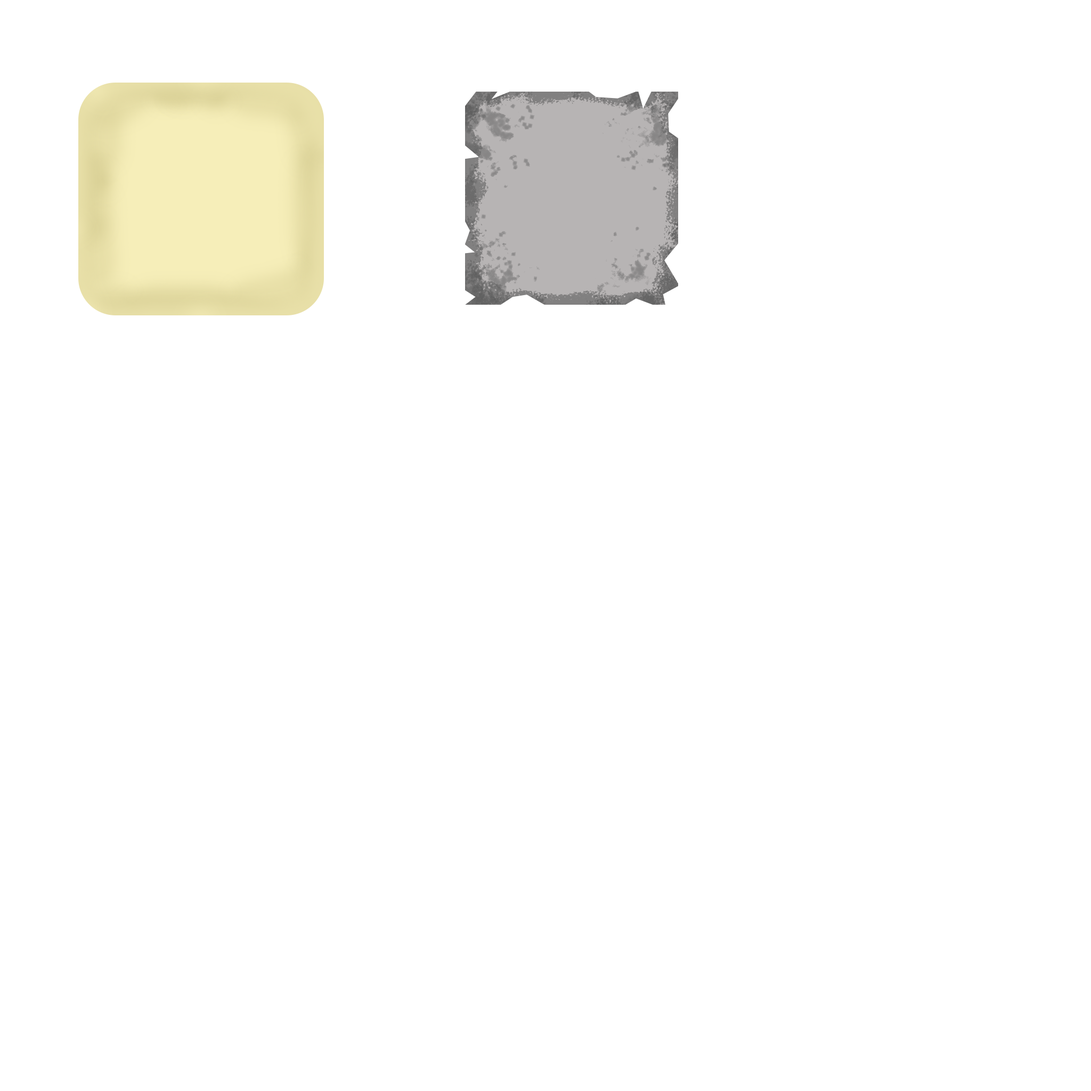
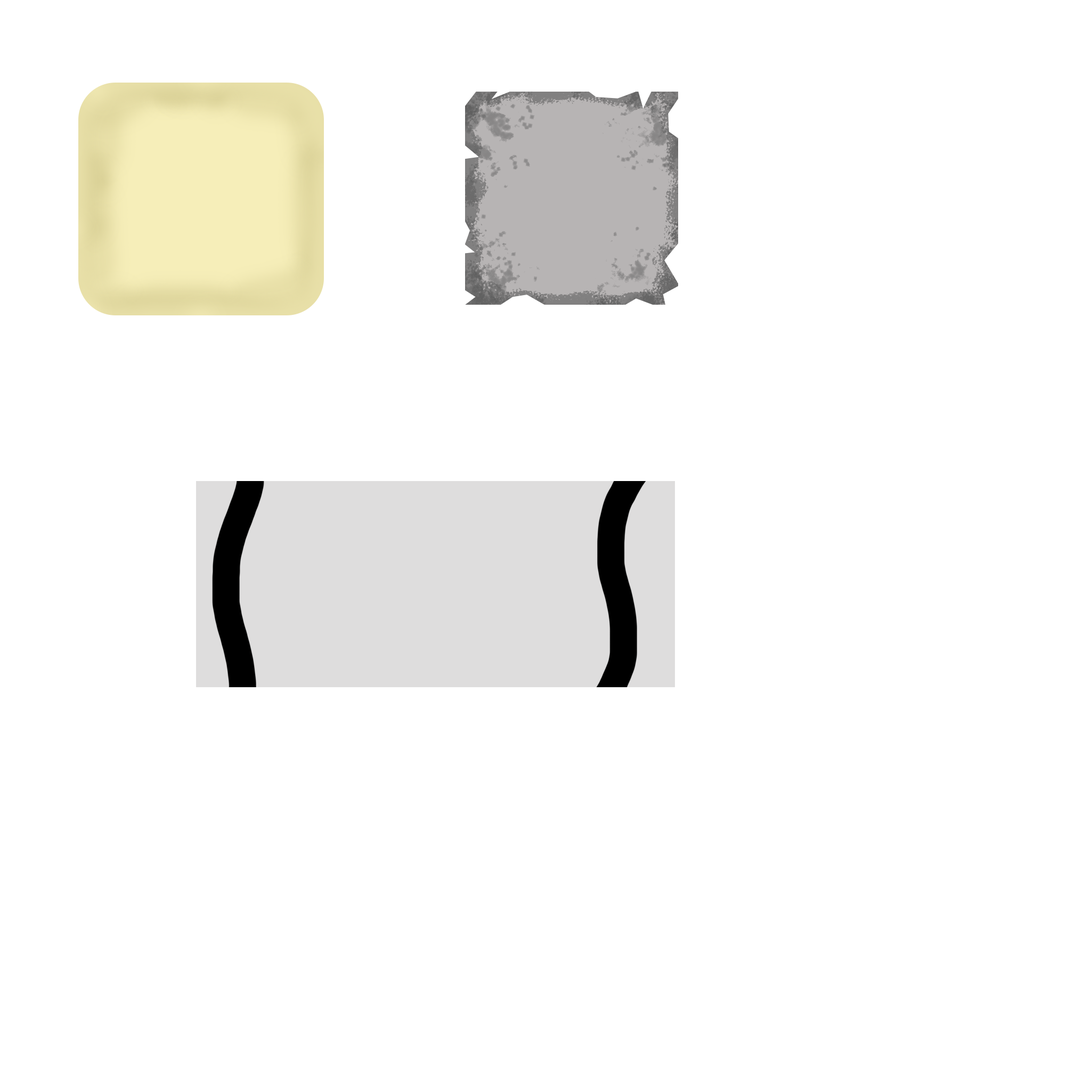
Layer changes from the first 1091×1091 image to the second:
added layer "Button Background" above "Chara Name Box Sprite" over left=196, top=481, right=676, bottom=688
